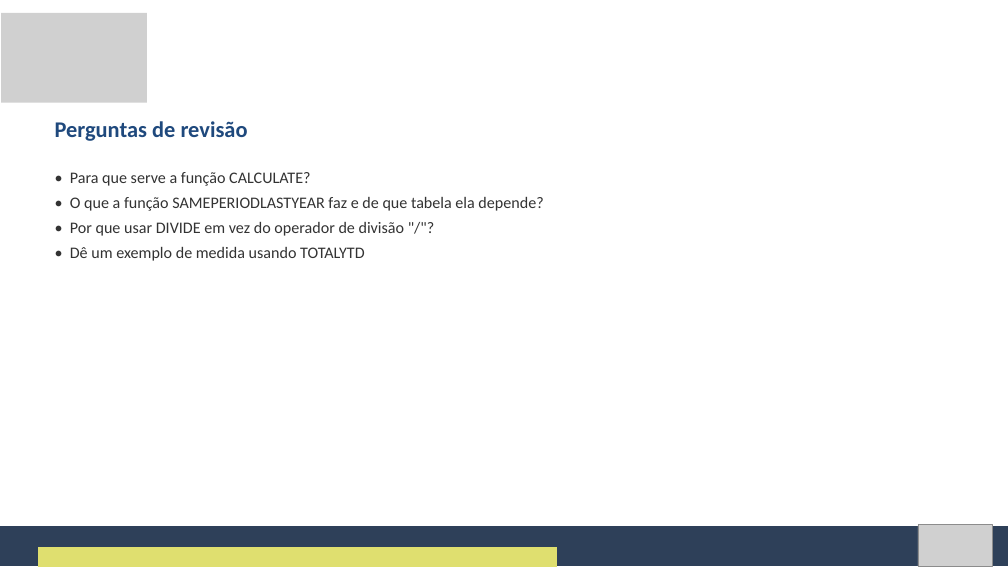
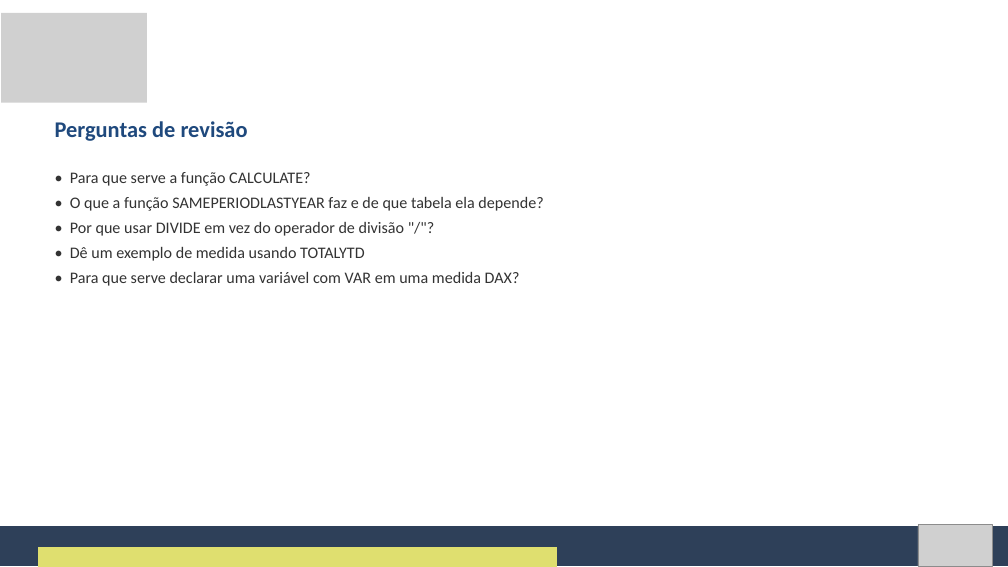
Before and after one commit to Natan20/Curso-PowerBI-Desktop-Material, a slide deck: slide 13 of Aula 07 - 17-09-2026/Aula 7 - Slides.pptx (slide 12 before the commit). Drawn at 1008x567 pixels with LibreOffice and Linux fonts; fonts in the diff are those of the drawing; grey boxes stand for pictures. Boxes give left, top, right and bottom in pixels: in the first picture for what was removed or moved away, otherwise in the second. Text is boxed around its words. In the diff, an @@ line names an element or a change of style, - is before the commit and + after.

```diff
--- a/Aula 07 - 17-09-2026/Aula 7 - Slides.pptx
+++ b/Aula 07 - 17-09-2026/Aula 7 - Slides.pptx
@@ text at <box>70,272,520,286</box>: paragraph added @@
+• Para que serve declarar uma variável com VAR em uma medida DAX?
```
Also in this commit, not shown: 3 other slides changed, 1 slide added, 4 other files.
